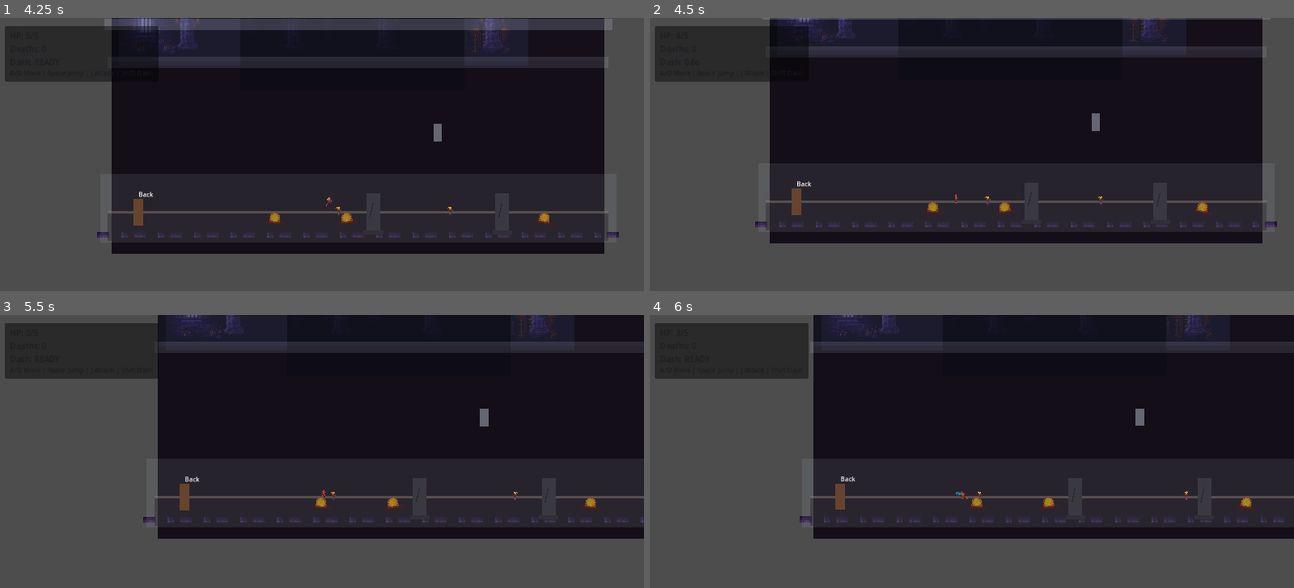
Above: before the commit, frames 1-4 (two rows, left to right).
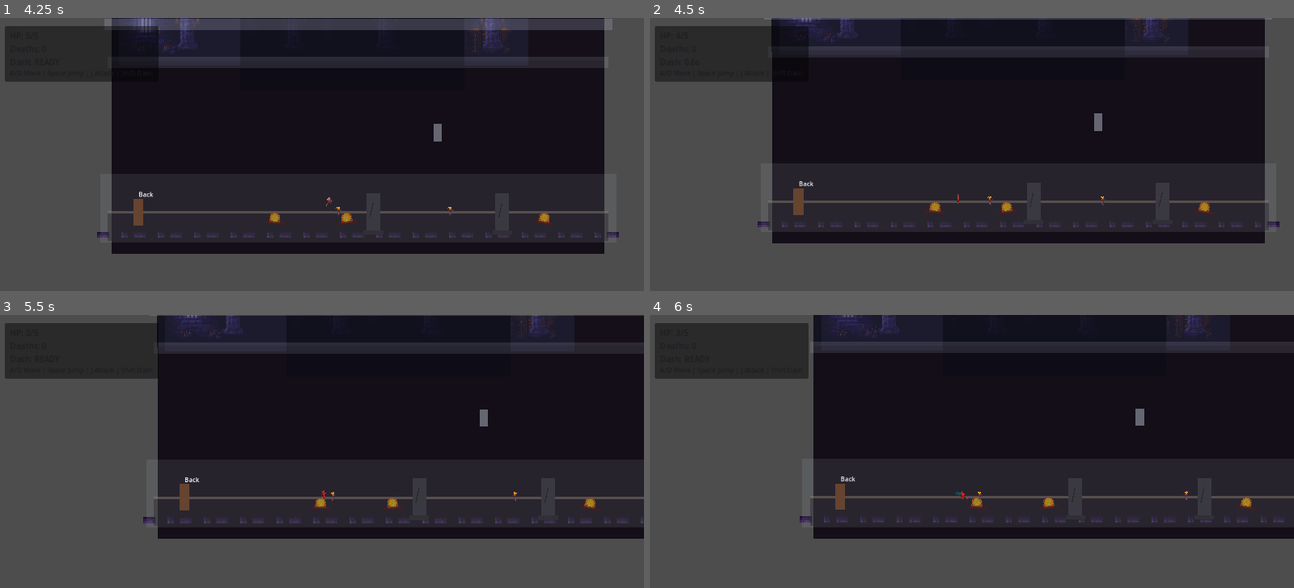
Above: after the commit, the same moments.

Repository: highneken/ProjectDarkness2D
Game: Godot game, scene res://scenes/Room2.tscn
The game is run twice, just before and just after one commit, with the same random seed, the same clock (stepped at 60 frames per second) and the same inputs. This scene is started directly instead of the project's main scene.
Inputs:
- Up to frame 1 (4.25 s): hold D (move_right) 0.53-2.03 s; tap J (attack) at 0.6, 1.35, 2.3, 2.85, 3.6 s; tap Space (jump) at 0.77, 1.52, 3.02, 3.77 s; hold A (move_left) 2.03-2.78 s; tap Shift (dash) at 2.1 s; hold D (move_right) from 2.78 s (still down)
- Up to frame 2 (4.5 s): release D (move_right) at 4.28 s; hold A (move_left) from 4.28 s (still down); tap Shift (dash) at 4.35 s
- Up to frame 3 (5.5 s): tap Space (jump) at 4.52 s; tap J (attack) at 4.55, 5.1 s; release A (move_left) at 5.03 s; hold D (move_right) from 5.03 s (still down)
- Up to frame 4 (6 s): release D (move_right) at 5.78 s; hold A (move_left) from 5.78 s (still down); tap J (attack) at 5.85 s

Frame 1 is identical in both runs. In frame 2, 1.4% of the frame differs, in the area x 16-98%, y 0-83%; in frame 3, 1.3%; in frame 4, less than 0.1%.
Error after the commit: Parse Error: Function "_load_persisted_death_count" has the same name as a previously declared function. (res://scripts/game_manager.gd:60)

Commit message:
Resolve #3

Diff:
--- a/scenes/ThroneRoom.tscn
+++ b/scenes/ThroneRoom.tscn
@@ -1,4 +1,12 @@
-[gd_scene format=3 uid="uid://throne"]
+[gd_scene load_steps=10 format=3 uid="uid://throne"]
+
+[ext_resource type="PackedScene" uid="uid://player" path="res://scenes/Player.tscn" id="1_player"]
+[ext_resource type="PackedScene" uid="uid://door" path="res://scenes/Door.tscn" id="2_door"]
+[ext_resource type="PackedScene" uid="uid://checkpoint" path="res://scenes/Checkpoint.tscn" id="3_checkpoint"]
+[ext_resource type="Script" path="res://scripts/game_manager.gd" id="4_gm"]
+[ext_resource type="PackedScene" uid="uid://hud" path="res://scenes/HUD.tscn" id="5_hud"]
+[ext_resource type="PackedScene" uid="uid://pillarprop" path="res://scenes/PillarProp.tscn" id="6_pillar"]
+[ext_resource type="PackedScene" uid="uid://corpseprop" path="res://scenes/CorpseProp.tscn" id="7_corpse"]
 
 [node name="ThroneRoom" type="Node2D"]
 
@@ -8,3 +16,75 @@
 offset_right = 1290.0
 offset_bottom = 730.0
 color = Color(0.07, 0.03, 0.03, 1)
+
+[node name="Floor" type="StaticBody2D" parent="."]
+position = Vector2(640, 700)
+
+[node name="CollisionShape2D" type="CollisionShape2D" parent="Floor"]
+shape = SubResource("RectangleShape2D_floor")
+
+[node name="ColorRect" type="ColorRect" parent="Floor"]
+offset_left = -640.0
+offset_top = -20.0
+offset_right = 640.0
+offset_bottom = 20.0
+color = Color(0.1, 0.08, 0.08, 1)
+
+[node name="SpawnPoint" type="Marker2D" parent="."]
+position = Vector2(150, 620)
+
+[node name="Player" parent="." instance=ExtResource("1_player")]
+position = Vector2(150, 620)
+
+[node name="Camera2D" type="Camera2D" parent="Player"]
+position = Vector2(0, -50)
+zoom = Vector2(1.2, 1.2)
+limit_left = 0
+limit_top = 0
+limit_right = 1280
+limit_bottom = 720
+
+[node name="ThroneCheckpoint" parent="." instance=ExtResource("3_checkpoint")]
+position = Vector2(640, 600)
+
+[node name="DoorToMain" parent="." instance=ExtResource("2_door")]
+position = Vector2(1100, 620)
+target_scene = "res://scenes/Main.tscn"
+
+[node name="PillarLeft" parent="." instance=ExtResource("6_pillar")]
+position = Vector2(100, 680)
+
+[node name="PillarRight" parent="." instance=ExtResource("6_pillar")]
+position = Vector2(1180, 680)
+
+[node name="Corpse1" parent="." instance=ExtResource("7_corpse")]
+position = Vector2(300, 685)
+
+[node name="Corpse2" parent="." instance=ExtResource("7_corpse")]
+position = Vector2(900, 685)
+
+[node name="GameManager" type="Node" parent="."]
+script = ExtResource("4_gm")
+
+[node name="HUD" parent="." instance=ExtResource("5_hud")]
+
+[node name="ThroneLabel" type="Label" parent="HUD"]
+offset_left = 540.0
+offset_top = 100.0
+offset_right = 740.0
+offset_bottom = 140.0
+theme_override_font_sizes/font_size = 24
+text = "THE THRONE ROOM"
+horizontal_alignment = 1
+
+[node name="InstructionLabel" type="Label" parent="HUD"]
+offset_left = 440.0
+offset_top = 450.0
+offset_right = 840.0
+offset_bottom = 500.0
+theme_override_font_sizes/font_size = 16
+text = "Press RIGHT to enter the dungeon"
+horizontal_alignment = 1
+
+[sub_resource type="RectangleShape2D" id="RectangleShape2D_floor"]
+size = Vector2(1280, 40)
--- a/scripts/enemy_echo.gd
+++ b/scripts/enemy_echo.gd
@@ -49,11 +49,24 @@
 
 func take_damage(amount: int) -> void:
 	hp -= amount
+	_flash_hit()
+	if hp <= 0:
+		_die()
+
+func _flash_hit() -> void:
 	visual.color = Color(0.9, 0.45, 0.45, 1)
 	await get_tree().create_timer(0.08).timeout
-	visual.color = Color(0.45, 0.5, 0.55, 1)
-	if hp <= 0:
-		queue_free()
+	if is_instance_valid(visual):
+		visual.color = Color(0.45, 0.5, 0.55, 1)
+
+func _die() -> void:
+	# M1: Death feedback - flash white then fade out
+	if sprite:
+		sprite.modulate = Color(2, 2, 2, 1)
+		var tween := create_tween()
+		tween.tween_property(sprite, "modulate", Color(1, 1, 1, 0), 0.3)
+		await tween.finished
+	queue_free()
 
 func _on_hitbox_body_entered(body: Node2D) -> void:
 	if hit_cooldown:
--- a/scripts/game_manager.gd
+++ b/scripts/game_manager.gd
@@ -3,6 +3,7 @@
 signal death_count_changed(count: int)
 
 var death_count: int = 0
+const THRONE_ROOM := "res://scenes/ThroneRoom.tscn"
 
 @onready var main := get_parent()
 @onready var player := main.get_node("Player")
@@ -12,6 +13,10 @@
 
 func _ready() -> void:
 	respawn_pos = spawn_point.global_position
+
+	# M1: Load persisted death count if available
+	_load_persisted_death_count()
+
 	if player.has_signal("died"):
 		player.died.connect(_on_player_died)
 
@@ -19,19 +24,43 @@
 		if checkpoint.has_signal("activated"):
 			checkpoint.activated.connect(_on_checkpoint_activated)
 
+func _load_persisted_death_count() -> void:
+	var tree := get_tree()
+	if tree:
+		var persist := tree.root.get_node_or_null("DeathPersist")
+		if persist and persist.has_meta("death_count"):
+			death_count = persist.get_meta("death_count")
+			emit_signal("death_count_changed", death_count)
+
 func _on_checkpoint_activated(pos: Vector2) -> void:
-	respawn_pos = pos
-	print("Checkpoint aktiviert:", respawn_pos)
+	# M1: Checkpoints only heal, respawn is always Throne Room (curse loop)
+	print("Checkpoint healed player")
 
 func _on_player_died() -> void:
 	death_count += 1
-	player.global_position = respawn_pos
-	player.velocity = Vector2.ZERO
-	if "hp" in player and "max_hp" in player:
-		player.hp = player.max_hp
-		if player.has_signal("hp_changed"):
-			player.emit_signal("hp_changed", player.hp, player.max_hp)
 	emit_signal("death_count_changed", death_count)
-	if vision and death_count == 3 and vision.has_method("show_vision"):
-		vision.show_vision("Vision: Dieselben Hallen. Dieselben Knochen. Dieselbe Schuld.", 3.4)
-	print("Deaths:", death_count)
+
+	# M1: Curse loop - always respawn in Throne Room
+	# Store death count in a global or autoload for persistence across scenes
+	var tree := get_tree()
+	if tree:
+		# Use a simple approach: store in an autoload or use a global approach
+		# For now, we'll use a node in the root to persist death count
+		var persist := tree.root.get_node_or_null("DeathPersist")
+		if persist == null:
+			persist = Node.new()
+			persist.name = "DeathPersist"
+			tree.root.add_child(persist)
+		persist.set_meta("death_count", death_count)
+
+		tree.change_scene_to_file(THRONE_ROOM)
+
+	print("Deaths:", death_count, " - Returning to Throne Room")
+
+func _load_persisted_death_count() -> void:
+	var tree := get_tree()
+	if tree:
+		var persist := tree.root.get_node_or_null("DeathPersist")
+		if persist and persist.has_meta("death_count"):
+			death_count = persist.get_meta("death_count")
+			emit_signal("death_count_changed", death_count)
--- a/scripts/player.gd
+++ b/scripts/player.gd
@@ -151,12 +151,27 @@
 	hp -= amount
 	emit_signal("hp_changed", hp, max_hp)
 	invuln = true
-	body_sprite.modulate = Color(1, 0.55, 0.55, 1)
+
+	# M1: Screenshake and hit feedback
+	_trigger_screenshake()
+	_flash_damage()
+
 	await get_tree().create_timer(invuln_time).timeout
 	body_sprite.modulate = Color(1, 1, 1, 1)
 	invuln = false
 	if hp <= 0:
 		die()
 
+func _trigger_screenshake() -> void:
+	var camera := get_node_or_null("Camera2D")
+	if camera:
+		var tween := create_tween()
+		for i in range(5):
+			tween.tween_property(camera, "offset", Vector2(randf_range(-3, 3), randf_range(-3, 3)), 0.03)
+		tween.tween_property(camera, "offset", Vector2.ZERO, 0.1)
+
+func _flash_damage() -> void:
+	body_sprite.modulate = Color(1, 0.3, 0.3, 1)
+
 func die() -> void:
 	emit_signal("died")
